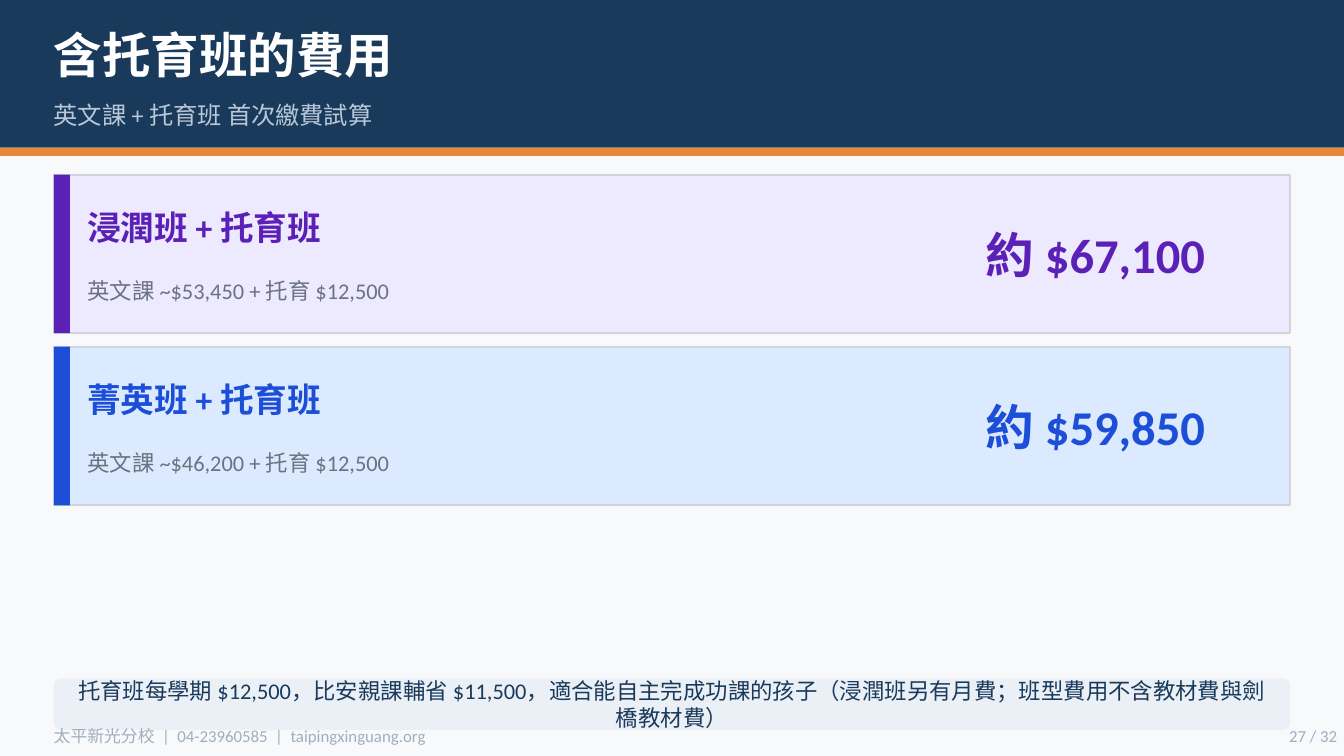
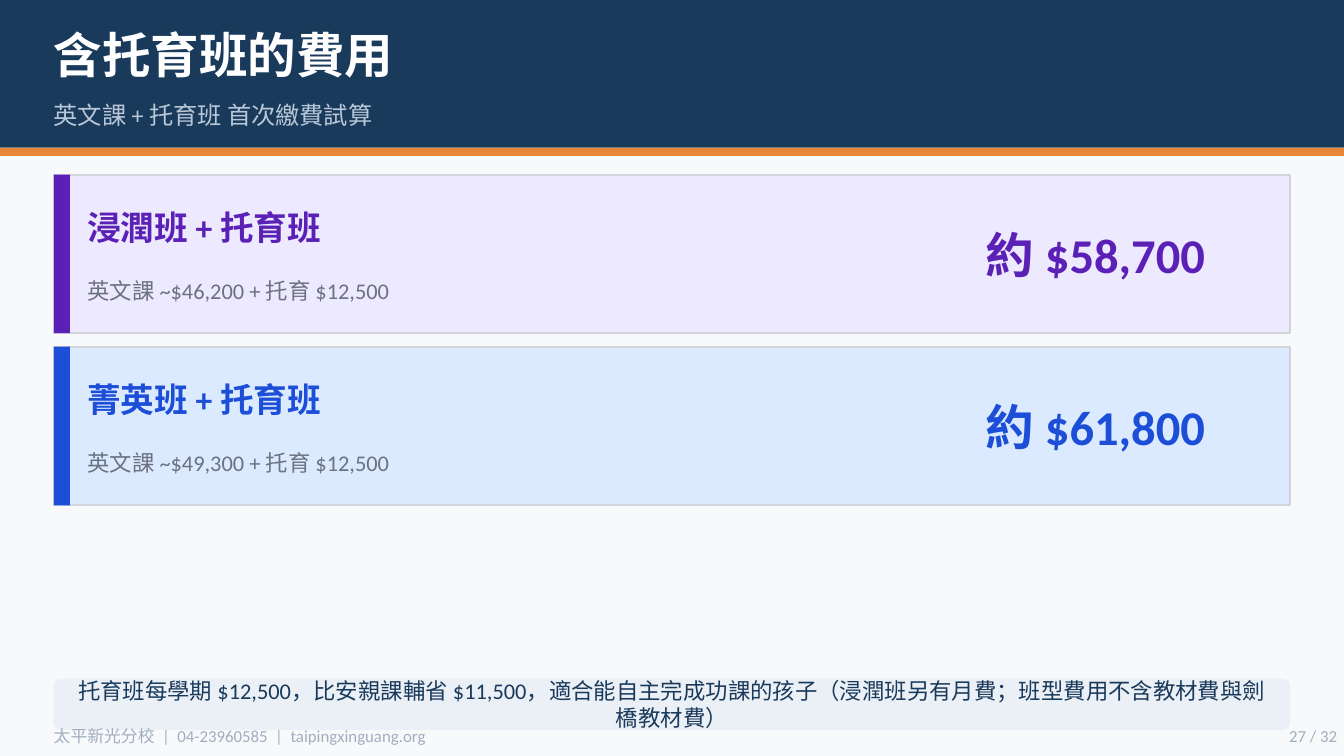
Before and after one commit to miyutang1980/xinguang-admin, a slide deck: slide 27 of parent-presentation.pptx. Drawn at 1344x756 pixels with LibreOffice and Linux fonts; fonts in the diff are those of the drawing. Boxes give left, top, right and bottom in pixels: in the first picture for what was removed or moved away, otherwise in the second. Text is boxed around its words. In the diff, an @@ line names an element or a change of style, - is before the commit and + after.

```diff
--- a/parent-presentation.pptx
+++ b/parent-presentation.pptx
@@ text at (985,231,1205,280): text changed @@
-約 $67,100
+約 $58,700
@@ text at (87,280,389,302): text changed @@
-英文課 ~$53,450 + 托育 $12,500
+英文課 ~$46,200 + 托育 $12,500
@@ text at (985,403,1205,452): text changed @@
-約 $59,850
+約 $61,800
@@ text at (87,452,389,474): text changed @@
-英文課 ~$46,200 + 托育 $12,500
+英文課 ~$49,300 + 托育 $12,500
```
Also in this commit, not shown: 7 other slides changed.
